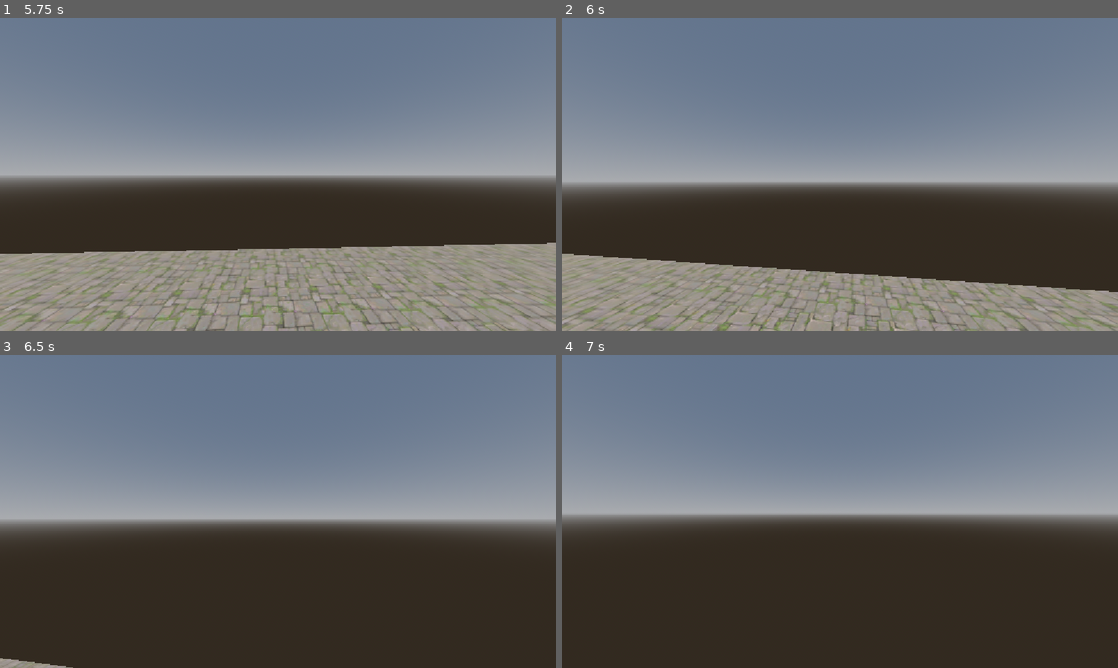
Above: before the commit, frames 1-4 (two rows, left to right).
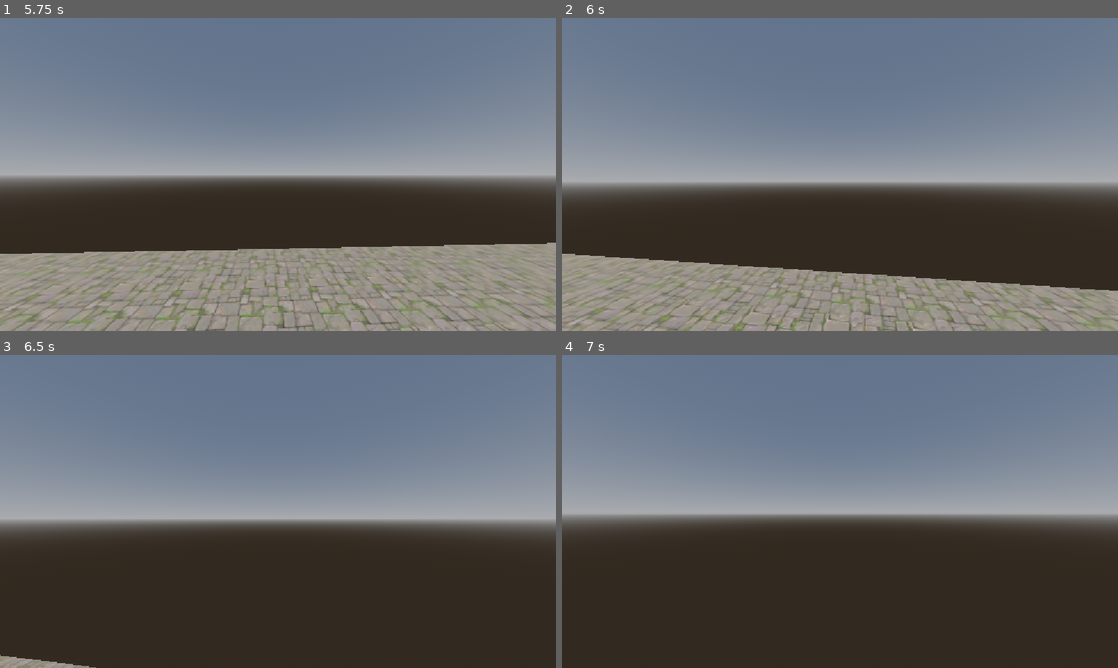
Above: after the commit, the same moments.

Repository: JoaoMoissa/COUNTING-BULLETS
Game: Godot game, scene res://scenes/wold.tscn
Two runs of this game, one before a commit and one after it. Both use one fixed random seed, a clock stepped at 60 frames per second and the inputs below. The project has no main scene, so this scene is started directly.
Inputs (mouse positions are in pixels of both pictures, inside the frame that each line leads up to):
- Up to frame 1 (5.75 s): tap Enter at 0.5 s; move the mouse to (305, 174) at 0.52 s; hold Shift (sprint) 0.53-1.28 s; hold W (up) from 0.53 s (still down); tap Space (jump) at 0.77, 1.52, 3.02, 3.77, 4.52 s; move the mouse to (250, 174) at 1.27 s; tap Shift (sprint) at 1.35, 2.85, 4.35 s; move the mouse to (289, 168) at 2.02 s; hold Shift (sprint) 2.03-2.78 s; move the mouse to (272, 180) at 2.77 s; move the mouse to (316, 177) at 3.52 s; hold Shift (sprint) 3.53-4.28 s; move the mouse to (233, 171) at 4.27 s; move the mouse to (283, 174) at 5.02 s; hold Shift (sprint) from 5.03 s (still down)
- Up to frame 2 (6 s): move the mouse to (817, 168) at 5.77 s; release W (up) at 5.78 s; release Shift (sprint) at 5.78 s; hold D (right) from 5.78 s (still down); tap Shift (sprint) at 5.85 s
- Up to frame 3 (6.5 s): keep holding D (right); tap Space (jump) at 6.02 s
- Up to frame 4 (7 s): move the mouse to (867, 511) at 6.52 s; release D (right) at 6.53 s; hold W (up) from 6.53 s (still down); hold Shift (sprint) from 6.53 s (still down); tap Space (jump) at 6.77 s

Frame 1 is identical in both runs. In frame 2, 5.4% of the frame differs, in the area x 0-100%, y 75-100%; in frame 3, 0.2%; in frame 4, less than 0.1%.

Commit message:
better movement
Now you can't run backwards or when strafing, only when going forward or diagonally forward.

Diff:
--- a/scenes/wold.tscn
+++ b/scenes/wold.tscn
@@ -1,7 +1,7 @@
 [gd_scene format=3 uid="uid://ds7otutqajw24"]
 
 [ext_resource type="Script" uid="uid://g5vkkvy668f1" path="res://scripts/Player.gd" id="1_vch2v"]
-[ext_resource type="Texture2D" uid="uid://nfs2ljlcqh82" path="res://assets/2462974781166430.jpeg" id="1_ywjxi"]
+[ext_resource type="Texture2D" uid="uid://nfs2ljlcqh82" path="res://assets/images/2462974781166430.jpeg" id="1_ywjxi"]
 
 [sub_resource type="ProceduralSkyMaterial" id="ProceduralSkyMaterial_vch2v"]
 sky_horizon_color = Color(0.66224277, 0.6717428, 0.6867428, 1)
--- a/scripts/Player.gd
+++ b/scripts/Player.gd
@@ -1,5 +1,6 @@
 extends CharacterBody3D
 
+var can_sprint = true
 var speed
 const WALK_SPEED = 5.0
 const SPRINT_SPEED = 8.0
@@ -38,15 +39,18 @@
 	if Input.is_action_just_pressed("jump") and is_on_floor():
 		velocity.y = JUMP_VELOCITY
 
+	# Defines the input direction.
+	var input_dir = Input.get_vector("left", "right", "up", "down")
+
 
 	# Handle Sprint.
-	if Input.is_action_pressed("sprint"):
+	if Input.is_action_pressed("sprint") and input_dir.y < 0:
 		speed = SPRINT_SPEED
 	else:
 		speed = WALK_SPEED
 
+
 	# Get the input direction and handle the movement/deceleration.
-	var input_dir = Input.get_vector("left", "right", "up", "down")
 	var direction = (head.transform.basis * Vector3(input_dir.x, 0, input_dir.y)).normalized()
 	if is_on_floor():
 		if direction:
@@ -58,6 +62,9 @@
 	else:
 		velocity.x = lerp(velocity.x, direction.x * speed, delta * 3.0)
 		velocity.z = lerp(velocity.z, direction.z * speed, delta * 3.0)
+
+
+
 
 	# Head bob
 	t_bob += delta * velocity.length() * float(is_on_floor())
Renamed: assets/2462974781166430.jpeg -> assets/images/2462974781166430.jpeg
Not shown, changed: assets/images/2462974781166430.jpeg.import
